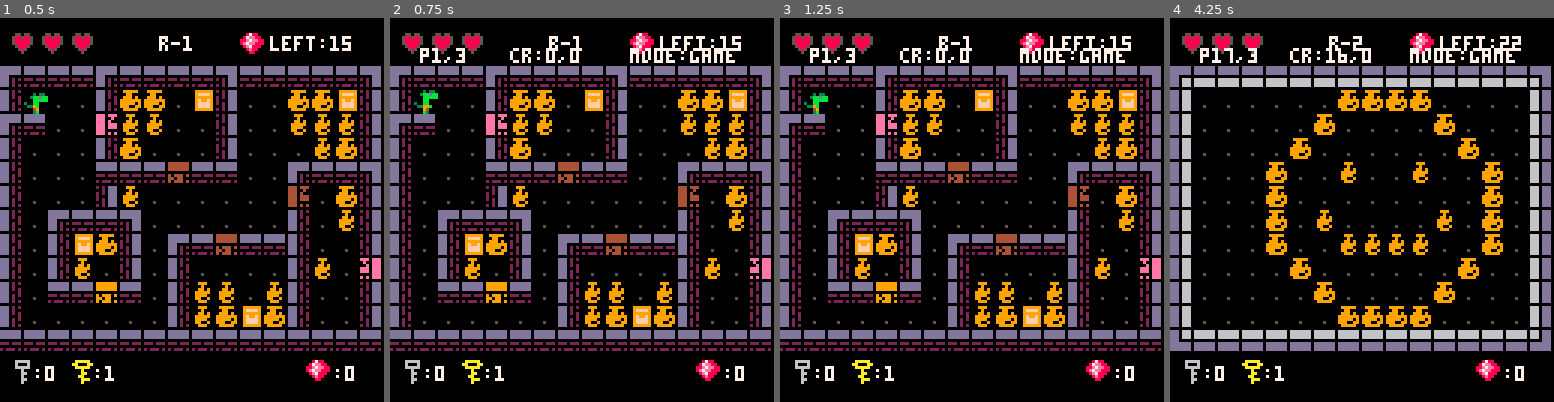
Above: before the commit, frames 1-4 (left to right).
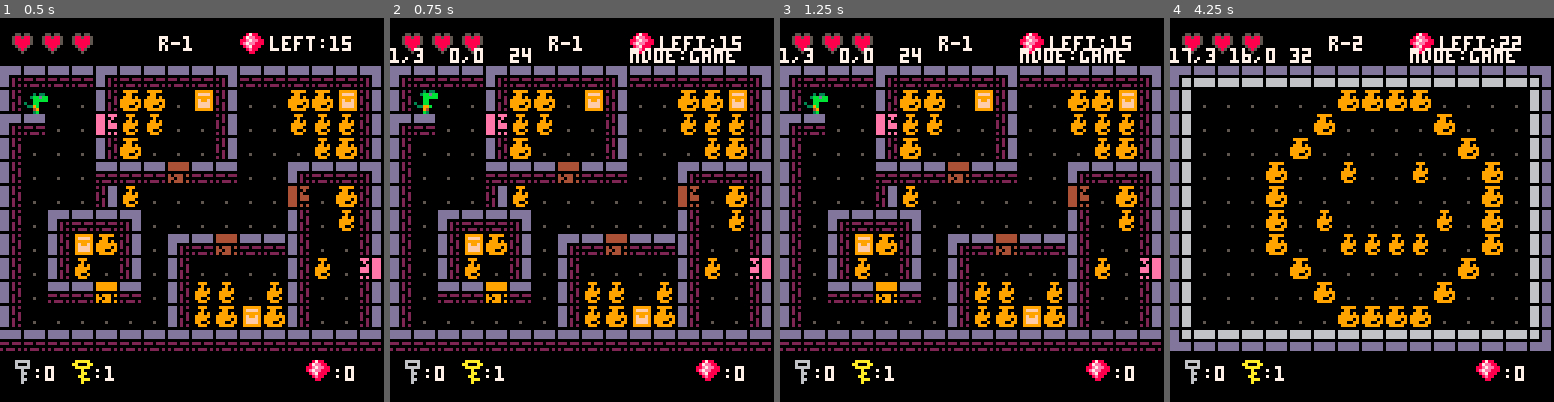
Above: after the commit, the same moments.

Repository: robotspacefish/dungeon_dino
Game: PICO-8 cartridge dungeon_dino.p8
The game is run twice, just before and just after one commit, with the same random seed, the same clock (stepped at 60 frames per second) and the same inputs.
Inputs:
- Up to frame 1 (0.5 s): tap X (X key) at 0.33 s
- Up to frame 2 (0.75 s): tap O (Z key) at 0.7 s
- Up to frame 3 (1.25 s): tap X (X key) at 1.07 s
- Up to frame 4 (4.25 s): hold Right 1.6-2.1 s; tap O (Z key) every 0.4 s from 1.7 to 4.1 s; tap X (X key) at 1.85, 2.97, 4.08 s; hold Up 2.15-2.42 s; hold Right 2.47-3.03 s; hold Left 3.08-3.58 s; hold Down 3.63-3.97 s; hold Right from 4.02 s (still down)

Frame 1 is identical in both runs. In frame 2, 0.6% of the frame differs, in the area x 0-50%, y 7-12%; in frame 3, 0.6%; in frame 4, 0.8%, in the area x 0-53%, y 7-12%.

Commit message:
add room debug

Diff:
--- a/dungeon_dino.p8
+++ b/dungeon_dino.p8
@@ -82,10 +82,10 @@
 
 debug=false
 function display_debug()
-		print("p"..player.x..","..player.y,10,10,7)
-		-- print(vases_left,80,10,7)
+		print(player.x..","..player.y,0,10,7)
+		print(vases_left,40,10,7)
 		-- print("gems left:"..current_room.gems,80,10,7)
-		print("cr:"..current_room.x..","..current_room.y,40,10,7)
+		print(current_room.x..","..current_room.y,20,10,7)
 		print("mode:"..mode,80,10,7)
 end
 -->8
